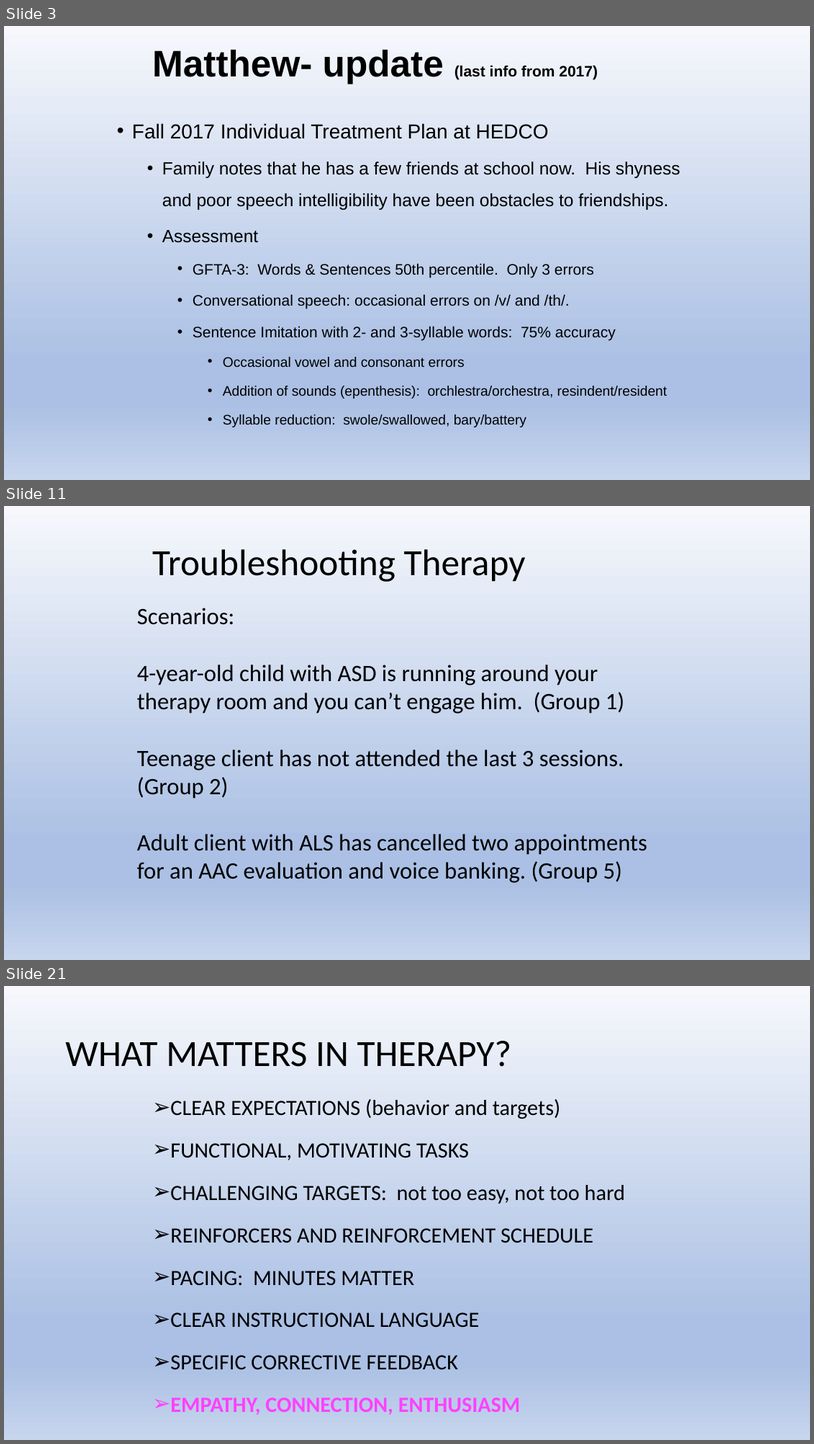
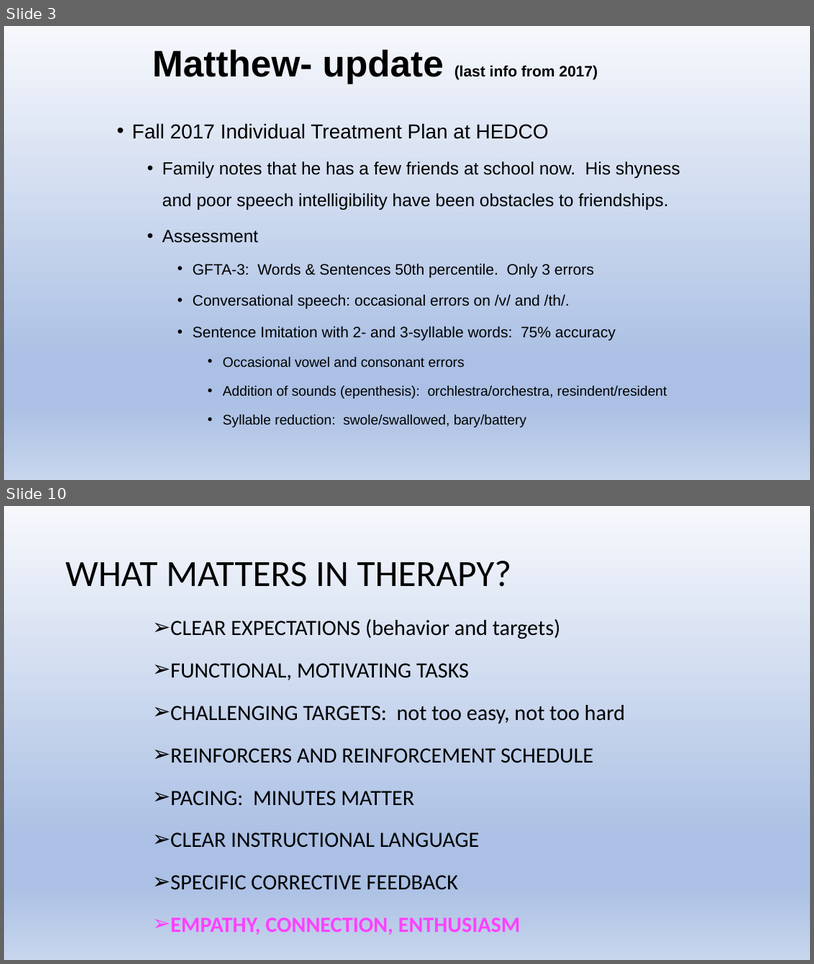
Before and after one commit to Jim-Wright90/cds431_sp22, a slide deck: slides/cds431_week10.pptx. Shown one above the other, each under a label of ours: slides 3, 11 and 21 before the commit, slides 3 and 10 after it; the slides between them are not shown. The pictures are 814x1444 and 814x964 pixels, drawn with LibreOffice and Linux fonts; fonts in the diff are those of the drawing. Boxes give left, top, right and bottom in pixels: in the first picture for what was removed or moved away, otherwise in the second. Text is boxed around its words. In the diff, an @@ line names an element or a change of style, - is before the commit and + after.

```diff
--- a/slides/cds431_week10.pptx
+++ b/slides/cds431_week10.pptx
@@ slide 11 removed at box(4, 506, 810, 960), background gradient #F6F8FC to #ABC0E4 to #C7D5ED @@
@@ title removed at box(152, 549, 526, 582) @@
-Troubleshooting Therapy
@@ text removed at box(137, 608, 648, 883) @@
-Scenarios:
-4-year-old child with ASD is running around your therapy room and you can’t engage him. (Group 1)
-Teenage client has not attended the last 3 sessions. (Group 2)
-Adult client with ALS has cancelled two appointments for an AAC evaluation and voice banking. (Group 5)
@@ what was slide 21 is now slide 10 @@
```
Also in this commit, not shown: 6 slides changed, 10 other slides removed, 2 other files.
